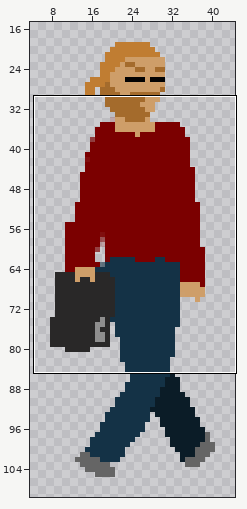
Two versions of one sprite sheet, CatGame/Scenes/Assets/Human/HumanWalking5.png. The first picture is a wide view before the edit; the outline marks the close-up.
Close-up. Before:
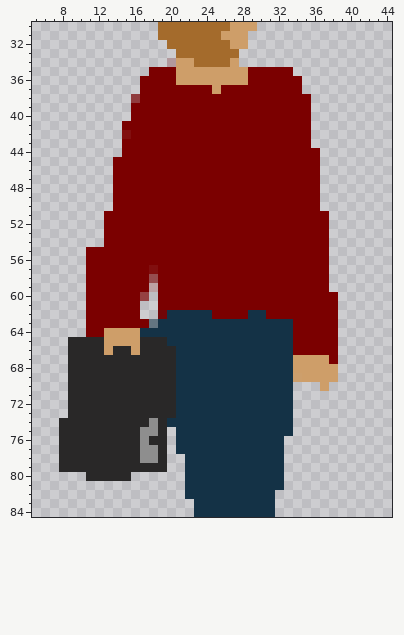
The file is 50x120 pixels. Pixels under 10% opacity are left out. Colours within 5 levels of each other are drawn and written as one. Shown: x 5..44, y 30..84. The wide view leaves out empty margins.
The same view after the edit:
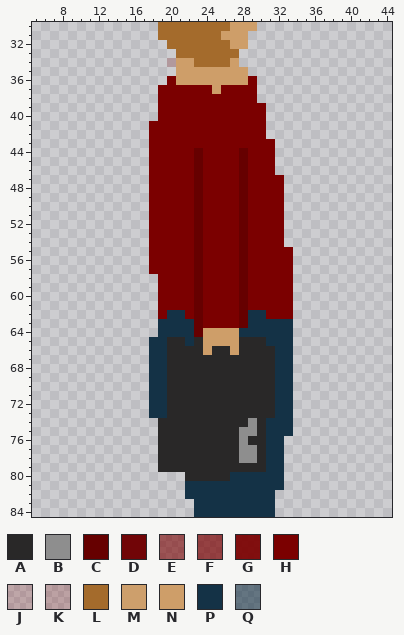
Palette (. is transparent): A #292828  B #8e8e8e  C #660000  D #710507  E #7b000097  F #7b0000ae  G #7b0000ec  H #7b0000  J #7d000031  K #7d000037  L #a46b2c  M #cd9e69f7  N #ce9e69  P #143246  Q #15334692
Change:
Colour A is added in rows 75 to 77 at x 20; in rows 78 to 79 at x 20 to 21.
Colour A replaces colour P in row 65 at x 20 to 21, 23 and 28 to 30; in row 66 at x 21 to 23, 25 to 26 and 28 to 31; in rows 67 to 73 at x 21 to 31; in row 74 at x 20 to 28 and 30; in row 75 at x 21 to 27 and 30; in row 76 at x 21 to 27 and 29 to 30.
Colour A replaces colour P in row 77 at x 21 to 27 and 30; in row 78 at x 22 to 27 and 30; in row 79 at x 22 to 30; in row 80 at x 22 to 26.
Colour B replaces colour P in row 74 at x 29; in row 75 at x 28 to 29; in row 76 at x 28; in rows 77 to 78 at x 28 to 29.
Colour C replaces colour H in rows 44 to 61 at x 23 and 28; in row 62 at x 28.
Colour C replaces colour P in row 62 at x 23; in row 63 at x 23 and 28; in row 64 at x 23.
Colour H replaces colour D in row 62 at x 19.
Colour H replaces colour G in row 57 at x 18.
Colour H replaces colour P in row 62 at x 22 and 24; in row 63 at x 24 to 27.
Colour N replaces colour P in rows 64 to 65 at x 24 to 27; in row 66 at x 24 and 27.
Colour P replaces colour A in rows 65 to 73 at x 18 to 19.
The author cleared colour A in row 65 at x 9 to 12 and 17; in row 66 at x 9 to 12, 14 to 15 and 17; in rows 67 to 73 at x 9 to 17; in row 74 at x 8 to 17; in row 75 at x 8 to 16; in row 76 at x 8 to 16 and 18.
The author cleared colour A in rows 77 to 78 at x 8 to 16; in row 79 at x 8 to 18; in row 80 at x 11 to 15.
The author cleared colour B in row 74 at x 18; in row 75 at x 17 to 18; in row 76 at x 17; in rows 77 to 78 at x 17 to 18.
The author cleared colour E in row 58 at x 18.
The author cleared colour F in row 38 at x 16; in row 60 at x 17.
The author cleared colour G in row 42 at x 15.
The author cleared colour H in row 35 at x 18 to 20 and 29 to 33; in row 36 at x 17 to 19 and 30 to 34; in row 37 at x 17 to 18 and 30 to 34; in row 38 at x 17 to 18 and 30 to 35; in rows 39 to 40 at x 16 to 18 and 31 to 35; in row 41 at x 15 to 17 and 31 to 35.
The author cleared colour H in row 42 at x 16 to 17 and 31 to 35; in row 43 at x 15 to 17 and 32 to 35; in row 44 at x 15 to 17 and 32 to 36; in rows 45 to 46 at x 14 to 17 and 32 to 36; in rows 47 to 50 at x 14 to 17 and 33 to 36; in rows 51 to 54 at x 13 to 17 and 33 to 37.
The author cleared colour H in rows 55 to 59 at x 11 to 17 and 34 to 37; in rows 60 to 62 at x 11 to 16 and 34 to 38; in row 63 at x 11 to 17 and 34 to 38; in row 64 at x 11 to 12 and 34 to 38; in rows 65 to 66 at x 34 to 38; in row 67 at x 38.
The author cleared colour K in row 59 at x 18.
The author cleared colour M in row 69 at x 34.
The author cleared colour N in rows 64 to 65 at x 13 to 16; in row 66 at x 13 and 16; in row 67 at x 34 to 37; in row 68 at x 34 to 38; in row 69 at x 35 to 38; in row 70 at x 37.
The author cleared colour P in row 64 at x 17 to 18.
The author cleared colour Q in row 63 at x 18.
